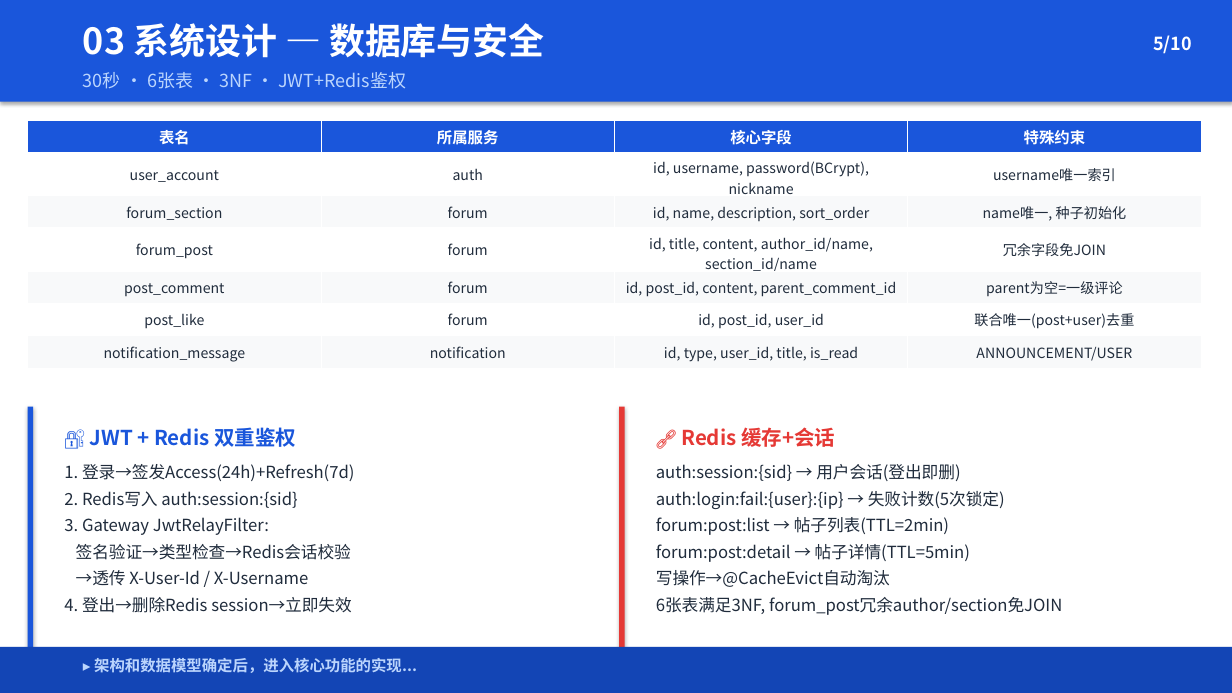
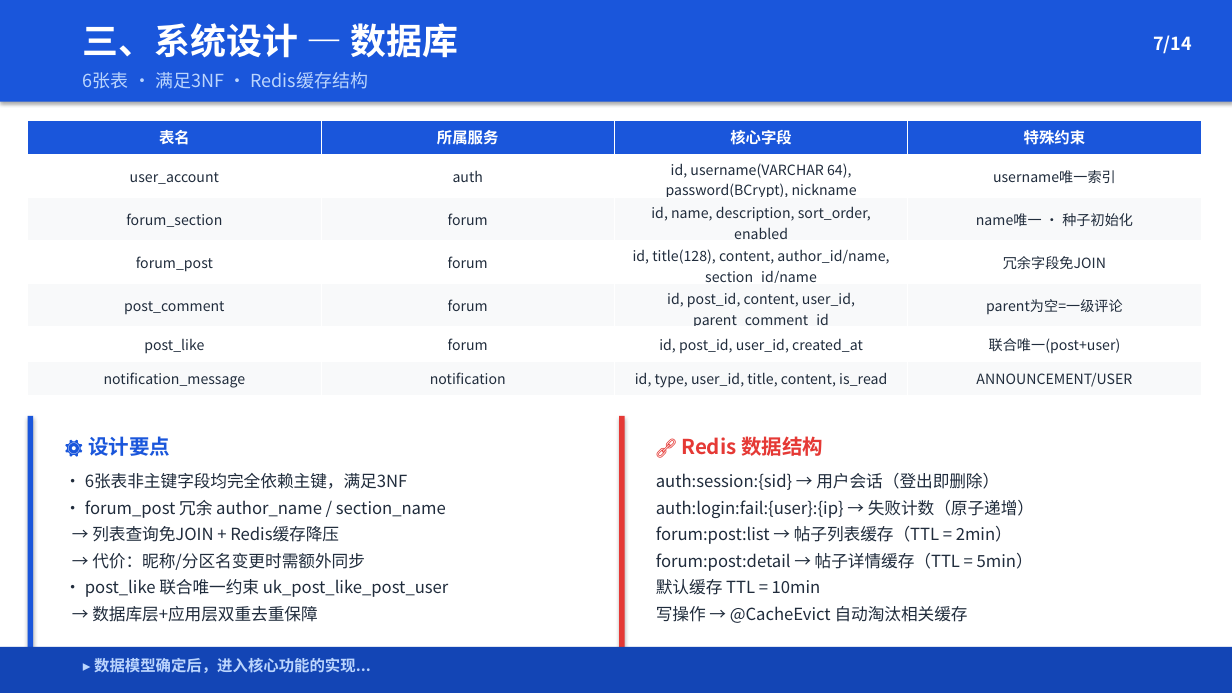
Before and after one commit to Wkjlovec/graduation_project_zhuang, a slide deck: slide 7 of docs/毕业答辩PPT.pptx (slide 5 before the commit). Drawn at 1232x693 pixels with LibreOffice and Linux fonts; fonts in the diff are those of the drawing. Boxes give left, top, right and bottom in pixels: in the first picture for what was removed or moved away, otherwise in the second. Text is boxed around its words. In the diff, an @@ line names an element or a change of style, - is before the commit and + after.

```diff
--- a/docs/毕业答辩PPT.pptx
+++ b/docs/毕业答辩PPT.pptx
@@ text at (83, 23, 458, 58): text changed @@
-03 系统设计 — 数据库与安全
+三、系统设计 — 数据库
@@ text at (1153, 35, 1192, 54): text changed @@
-5/10
+7/14
@@ text at (83, 72, 368, 89): text changed @@
-30秒 · 6张表 · 3NF · JWT+Redis鉴权
+6张表 · 满足3NF · Redis缓存结构
@@ table at (28, 120, 1200, 392) @@
-row 2, column 3: id, username, password(BCrypt), nickname
+row 2, column 3: id, username(VARCHAR 64), password(BCrypt), nickname
-row 3, column 3: id, name, description, sort_order
+row 3, column 3: id, name, description, sort_order, enabled
-row 3, column 4: name唯一, 种子初始化
+row 3, column 4: name唯一 · 种子初始化
-row 4, column 3: id, title, content, author_id/name, section_id/name
+row 4, column 3: id, title(128), content, author_id/name, section_id/name
-row 5, column 3: id, post_id, content, parent_comment_id
+row 5, column 3: id, post_id, content, user_id, parent_comment_id
-row 6, column 3: id, post_id, user_id
+row 6, column 3: id, post_id, user_id, created_at
-row 6, column 4: 联合唯一(post+user)去重
+row 6, column 4: 联合唯一(post+user)
-row 7, column 3: id, type, user_id, title, is_read
+row 7, column 3: id, type, user_id, title, content, is_read
@@ rounded rectangle: place and size @@
-rounded rectangle at (28, 407, 601, 665)
+rounded rectangle at (28, 416, 601, 665)
@@ rounded rectangle: place and size @@
-rounded rectangle at (28, 407, 33, 665)
+rounded rectangle at (28, 416, 33, 665)
@@ rounded rectangle: place and size @@
-rounded rectangle at (619, 407, 1202, 665)
+rounded rectangle at (619, 416, 1202, 665)
@@ rounded rectangle: place and size @@
-rounded rectangle at (619, 407, 625, 665)
+rounded rectangle at (619, 416, 625, 665)
@@ text at (88, 436, 170, 456): text changed @@
-🔐 JWT + Redis 双重鉴权
+⚙ 设计要点
@@ text at (681, 436, 823, 456): text changed @@
-🔗 Redis 缓存+会话
+🔗 Redis 数据结构
@@ text at (85, 473, 449, 622): text changed @@
-1. 登录→签发Access(24h)+Refresh(7d)
-2. Redis写入 auth:session:{sid}
-3. Gateway JwtRelayFilter:
-签名验证→类型检查→Redis会话校验
-→透传 X-User-Id / X-Username
-4. 登出→删除Redis session→立即失效
+• 6张表非主键字段均完全依赖主键，满足3NF
+• forum_post 冗余 author_name / section_name
+→ 列表查询免JOIN + Redis缓存降压
+→ 代价：昵称/分区名变更时需额外同步
+• post_like 联合唯一约束 uk_post_like_post_user
+→ 数据库层+应用层双重去重保障
@@ text at (656, 473, 1034, 623): text changed @@
-auth:session:{sid} → 用户会话(登出即删)
-auth:login:fail:{user}:{ip} → 失败计数(5次锁定)
-forum:post:list → 帖子列表(TTL=2min)
-forum:post:detail → 帖子详情(TTL=5min)
-写操作→@CacheEvict自动淘汰
-6张表满足3NF, forum_post冗余author/section免JOIN
+auth:session:{sid} → 用户会话（登出即删除）
+auth:login:fail:{user}:{ip} → 失败计数（原子递增）
+forum:post:list → 帖子列表缓存（TTL = 2min）
+forum:post:detail → 帖子详情缓存（TTL = 5min）
+默认缓存 TTL = 10min
+写操作 → @CacheEvict 自动淘汰相关缓存
@@ text at (94, 658, 356, 673): text changed @@
-▸ 架构和数据模型确定后，进入核心功能的实现...
+▸ 数据模型确定后，进入核心功能的实现...
```
Also in this commit, not shown: 6 other slides changed, 5 slides added, 1 slide removed, 1 other file.
